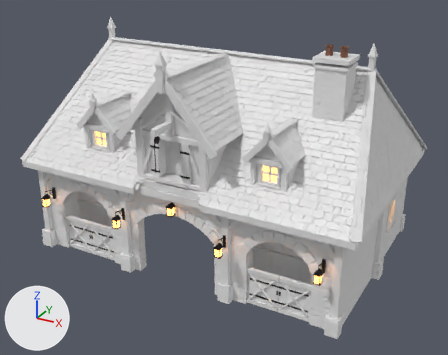
An edit to the FBX model GameClient/ArtSource/Silverbrook/Stables/SilverbrookStables.fbx, drawn before and after from the same camera.
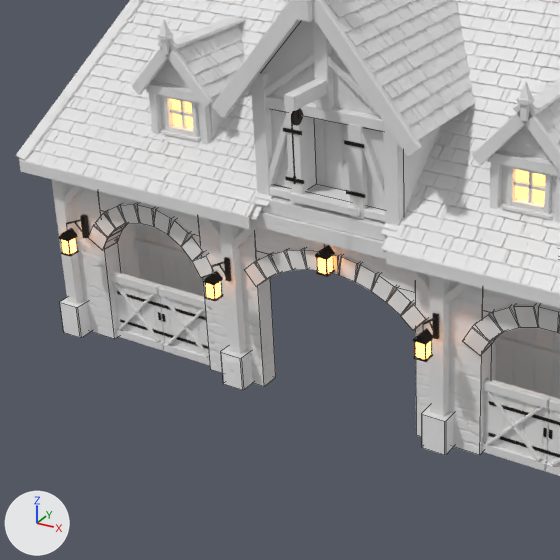
Old and new are each drawn whole from a 50 mm camera at (8.8, -16.06, 10.28) aimed at (0.19, -0.41, 2.45) and again close up on the part from 3% to 64% of the width and 23% to 100% of the height. Lighting does not change. The marker at lower left points along +X, +Y and +Z. The older version's two pictures come first. The close-ups show mesh edges as thin lines.

Names of what the first close-up shows: 'SM_SBStables_Details', 'SM_SBStables_Masonry', 'SM_SBStables_Plaster', 'SM_SBStables_Roof', 'SM_SBStables_Timber'.
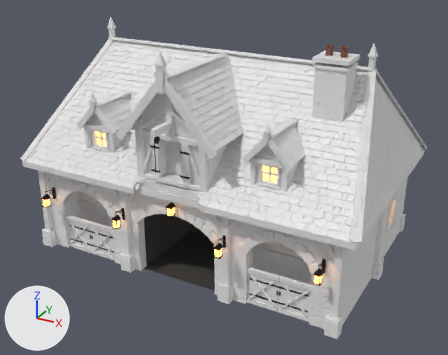
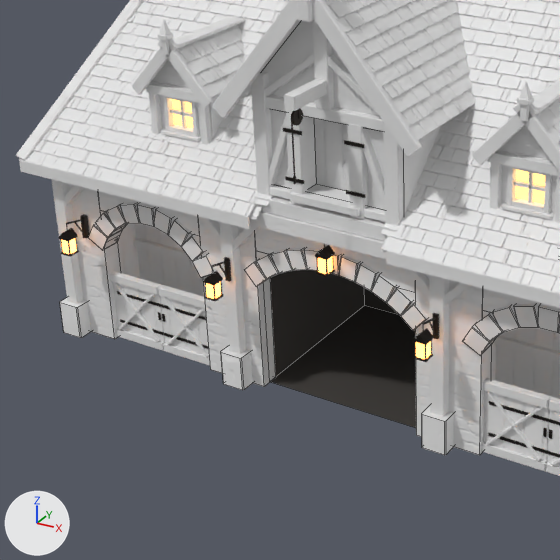
Where the change shows, as pixel boxes (x1, y1, x2, y2) in the close-ups (560 x 560 px):
'SM_SBStables_EntryRooms', added
    after: (270, 269, 416, 428)

Edits to the bpy script that builds the scene:
```text
Add mat_sb_entryroom:
    mat_sb_entryroom = principled_material('SB_EntryRoom')
    mat_sb_entryroom.base_color = (0.05, 0.045, 0.04)  # dark grey #3f3c38
    mat_sb_entryroom.roughness = 0.95
Add me_sm_sbstables_entryrooms:
    me_sm_sbstables_entryrooms.from_pydata([(-1.31, -0.12, 0.0), (1.31, -0.12, 0.0), (1.31, -0.12, 2.27), (-1.31, -0.12, 2.27), (-1.31, -2.83, 0.0), (-1.31, -2.83, 2.27), (1.31, -2.83, 2.27), (1.31, -2.83, 0.0)], [], [(0, 1, 2, 3), (4, 0, 3, 5), (6, 2, 1, 7), (4, 7, 1, 0), (3, 2, 6, 5)])
    me_sm_sbstables_entryrooms.materials.append(mat_sb_entryroom)  # dark grey #3f3c38
Add ob_sm_sbstables_entryrooms:
    ob_sm_sbstables_entryrooms = bpy.data.objects.new('SM_SBStables_EntryRooms', me_sm_sbstables_entryrooms)
    ob_sm_sbstables_entryrooms.location = (0.0, 0.0, 0.0)
```
